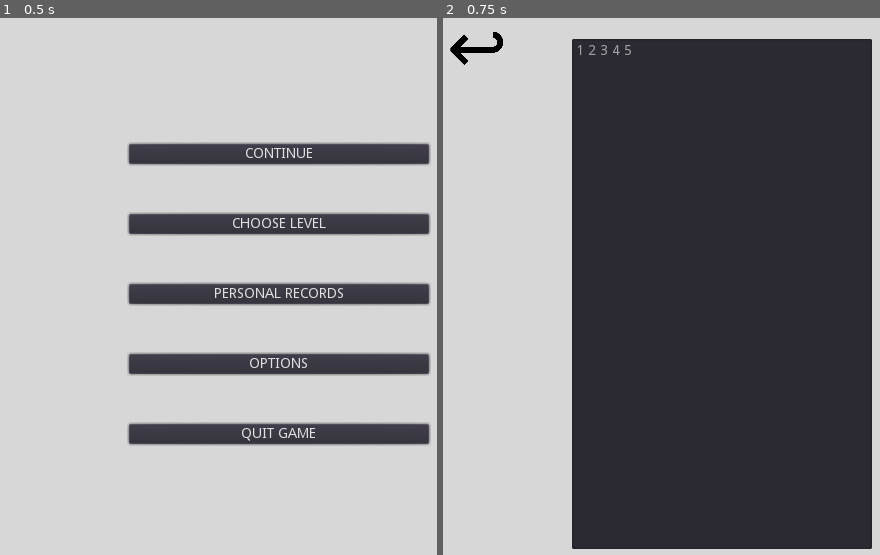
Above: before the commit, frames 1-2 (left to right).
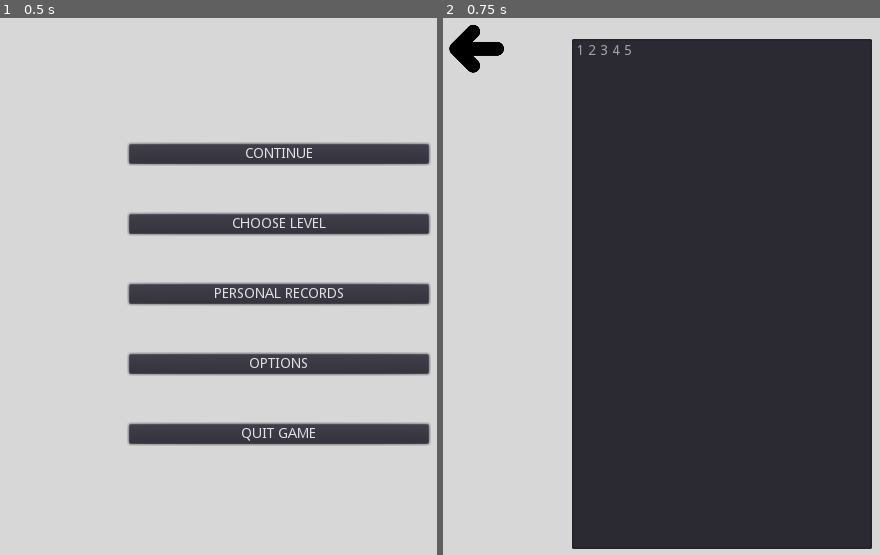
Above: after the commit, the same moments.

Repository: Inglo-Games/dollar-shuffle
Game: Godot game, scene res://scenes/main_menu.tscn
The game is run twice, just before and just after one commit, with the same random seed, the same clock (stepped at 60 frames per second) and the same inputs.
Inputs:
- Up to frame 1 (0.5 s): no input
- Up to frame 2 (0.75 s): click "CHOOSE LEVEL" at 0.5 s

Frame 1 is identical in both runs. In frame 2, 0.4% of the frame differs, in the area x 1-14%, y 1-11%.

Commit message:
Replacing old icons with new ones, adding dark mode icons

Diff:
--- a/scenes/game.tscn
+++ b/scenes/game.tscn
@@ -1,9 +1,9 @@
 [gd_scene load_steps=8 format=2]
 
 [ext_resource path="res://scripts/level.gd" type="Script" id=1]
-[ext_resource path="res://assets/undo_btn.png" type="Texture" id=2]
-[ext_resource path="res://assets/undo_btn_disabled.png" type="Texture" id=3]
-[ext_resource path="res://assets/pause_btn.png" type="Texture" id=4]
+[ext_resource path="res://assets/undo_light.png" type="Texture" id=2]
+[ext_resource path="res://assets/undo_disabled_light.png" type="Texture" id=3]
+[ext_resource path="res://assets/pause_light.png" type="Texture" id=4]
 [ext_resource path="res://assets/pixelation_shader_material.tres" type="Material" id=5]
 
 [sub_resource type="Animation" id=1]
--- a/scenes/lvl_menu.tscn
+++ b/scenes/lvl_menu.tscn
@@ -1,7 +1,7 @@
 [gd_scene load_steps=3 format=2]
 
 [ext_resource path="res://scripts/level_menu.gd" type="Script" id=1]
-[ext_resource path="res://assets/back_btn.png" type="Texture" id=2]
+[ext_resource path="res://assets/back_light.png" type="Texture" id=2]
 
 [node name="base" type="Control"]
 
--- a/scenes/main_menu.tscn
+++ b/scenes/main_menu.tscn
@@ -2,7 +2,7 @@
 
 [ext_resource path="res://scripts/main_menu.gd" type="Script" id=1]
 
-[node name="base" type="Control" index="0"]
+[node name="base" type="Control"]
 
 anchor_left = 0.0
 anchor_top = 0.0
--- a/scenes/opts_menu.tscn
+++ b/scenes/opts_menu.tscn
@@ -1,9 +1,9 @@
 [gd_scene load_steps=3 format=2]
 
 [ext_resource path="res://scripts/opts_menu.gd" type="Script" id=1]
-[ext_resource path="res://assets/back_btn.png" type="Texture" id=2]
+[ext_resource path="res://assets/back_light.png" type="Texture" id=2]
 
-[node name="base" type="Control" index="0"]
+[node name="base" type="Control"]
 
 anchor_left = 0.0
 anchor_top = 0.0
--- a/scenes/records_menu.tscn
+++ b/scenes/records_menu.tscn
@@ -1,9 +1,9 @@
 [gd_scene load_steps=3 format=2]
 
 [ext_resource path="res://scripts/record_menu.gd" type="Script" id=1]
-[ext_resource path="res://assets/back_btn.png" type="Texture" id=2]
+[ext_resource path="res://assets/back_light.png" type="Texture" id=2]
 
-[node name="base" type="Control" index="0"]
+[node name="base" type="Control"]
 
 anchor_left = 0.0
 anchor_top = 0.0
Binary file removed: assets/back_btn.png
Binary file added: assets/back_dark.png
Binary file added: assets/back_light.png
Binary file added: assets/dot_green_dark.png
Binary file added: assets/dot_green_light.png
Binary file added: assets/dot_red_dark.png
Binary file added: assets/dot_red_light.png
Binary file removed: assets/pause_btn.png
Binary file added: assets/pause_dark.png
Binary file added: assets/pause_light.png
Binary file removed: assets/undo_btn.png
Binary file removed: assets/undo_btn_disabled.png
(and 8 more such lines)
